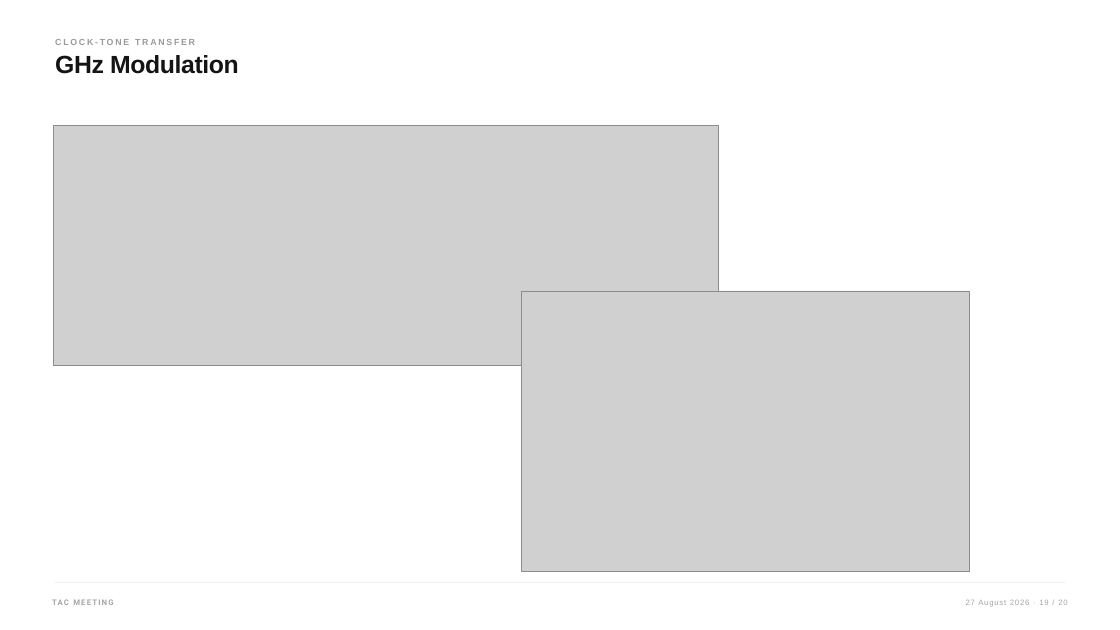
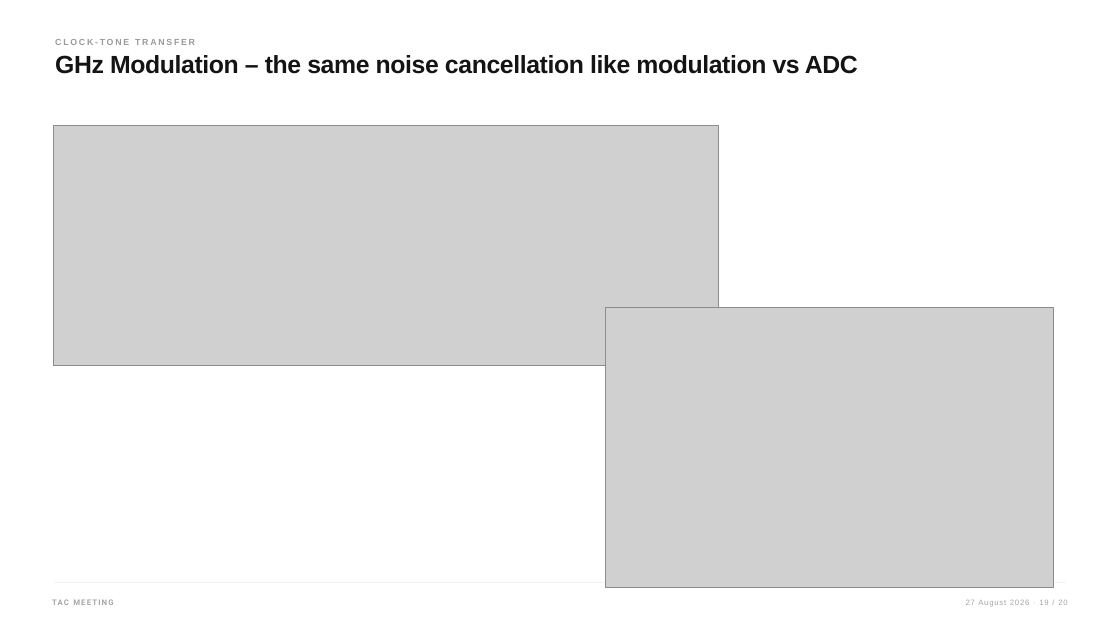
Before and after one commit to karinkruuse/Esitlused, a slide deck: slide 37 of TAC.pptm (slide 23 before the commit). Drawn at 1120x630 pixels with LibreOffice and Linux fonts; fonts in the diff are those of the drawing; grey boxes stand for pictures. Boxes give left, top, right and bottom in pixels: in the first picture for what was removed or moved away, otherwise in the second. Text is boxed around its words. In the diff, an @@ line names an element or a change of style, - is before the commit and + after.

```diff
--- a/TAC.pptm
+++ b/TAC.pptm
@@ text at [55, 55, 858, 74]: text changed @@
-GHz Modulation
+GHz Modulation – the same noise cancellation like modulation vs ADC
@@ picture: place and size @@
-picture at [521, 291, 969, 571]
+picture at [605, 307, 1053, 587]
```
Also in this commit, not shown: 3 other slides changed, 14 slides added.
